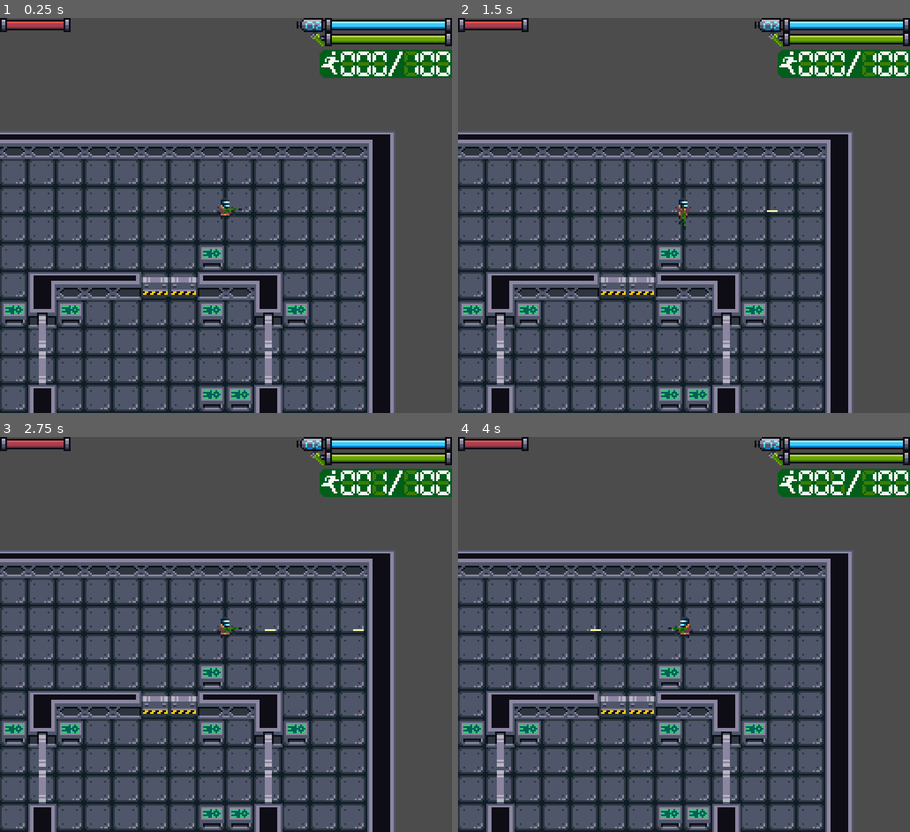
Above: before the commit, frames 1-4 (two rows, left to right).
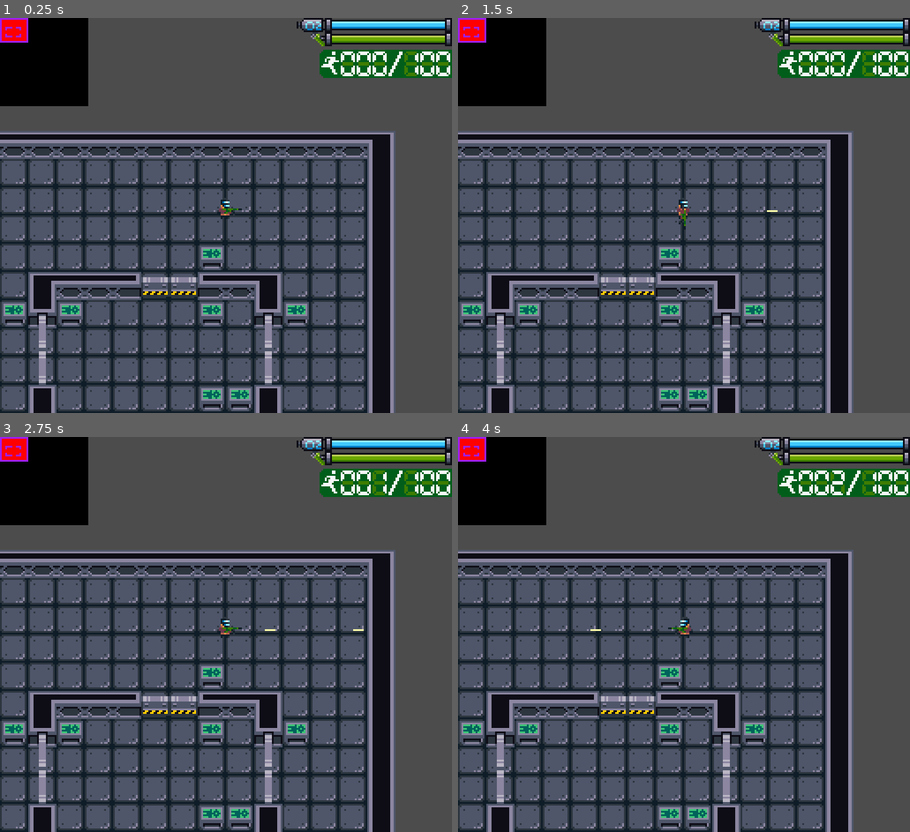
Above: after the commit, the same moments.

Repository: SpaceyLake/Abandon-Ship-LD50
Game: Godot game, scene res://TestWorld.tscn
Same seed, same stepped clock (60 frames per second), same inputs: the game is played once before the commit and once after it. The engine's default icon, where the game draws it, is replaced by a stand-in: a white triangle on a blue panel in a dark square.
Inputs:
- Up to frame 1 (0.25 s): no input
- Up to frame 2 (1.5 s): tap Enter at 0.5 s; hold Right (fire_right) 0.53-1.28 s; tap Space (interact) at 0.6, 1.25, 1.35 s; hold Down (fire_down) from 1.28 s (still down)
- Up to frame 3 (2.75 s): release Down (fire_down) at 2.03 s; hold Right (fire_right) from 2.03 s (still down); tap Space (interact) at 2.1 s
- Up to frame 4 (4 s): tap Enter at 2.75 s; release Right (fire_right) at 2.78 s; hold Up (fire_up) 2.78-3.53 s; tap Space (interact) at 2.85, 3.5, 3.6 s; hold Left (fire_left) from 3.53 s (still down)

The runs differ from the first frame. In frame 1, 4.3% of the frame differs, in the area x 0-20%, y 0-23%; in frame 2, 4.3%; in frame 3, 4.3%; in frame 4, 4.3%.

Commit message:
Minimap started

Diff:
--- /dev/null
+++ b/UI/EnemySpawnerMarker.tscn
@@ -0,0 +1,6 @@
+[gd_scene format=2]
+
+[node name="EnemySpawnerMarker" type="ColorRect"]
+margin_right = 2.0
+margin_bottom = 2.0
+color = Color( 0.454902, 0, 0.764706, 1 )
--- /dev/null
+++ b/UI/HDoorMarker.tscn
@@ -0,0 +1,102 @@
+[gd_scene load_steps=4 format=2]
+
+[sub_resource type="Animation" id=1]
+resource_name = "Close"
+tracks/0/type = "value"
+tracks/0/path = NodePath("ColorRect2:rect_position")
+tracks/0/interp = 1
+tracks/0/loop_wrap = true
+tracks/0/imported = false
+tracks/0/enabled = true
+tracks/0/keys = {
+"times": PoolRealArray( 0 ),
+"transitions": PoolRealArray( 1 ),
+"update": 0,
+"values": [ Vector2( 1, 0 ) ]
+}
+tracks/1/type = "value"
+tracks/1/path = NodePath("ColorRect:rect_position")
+tracks/1/interp = 1
+tracks/1/loop_wrap = true
+tracks/1/imported = false
+tracks/1/enabled = true
+tracks/1/keys = {
+"times": PoolRealArray( 0 ),
+"transitions": PoolRealArray( 1 ),
+"update": 0,
+"values": [ Vector2( 0, 0 ) ]
+}
+
+[sub_resource type="Animation" id=2]
+resource_name = "Open"
+tracks/0/type = "value"
+tracks/0/path = NodePath("ColorRect2:rect_position")
+tracks/0/interp = 1
+tracks/0/loop_wrap = true
+tracks/0/imported = false
+tracks/0/enabled = true
+tracks/0/keys = {
+"times": PoolRealArray( 0 ),
+"transitions": PoolRealArray( 1 ),
+"update": 0,
+"values": [ Vector2( 2, 0 ) ]
+}
+tracks/1/type = "value"
+tracks/1/path = NodePath("ColorRect:rect_position")
+tracks/1/interp = 1
+tracks/1/loop_wrap = true
+tracks/1/imported = false
+tracks/1/enabled = true
+tracks/1/keys = {
+"times": PoolRealArray( 0 ),
+"transitions": PoolRealArray( 1 ),
+"update": 0,
+"values": [ Vector2( -1, 0 ) ]
+}
+
+[sub_resource type="Animation" id=3]
+length = 0.001
+tracks/0/type = "value"
+tracks/0/path = NodePath("ColorRect2:rect_position")
+tracks/0/interp = 1
+tracks/0/loop_wrap = true
+tracks/0/imported = false
+tracks/0/enabled = true
+tracks/0/keys = {
+"times": PoolRealArray( 0 ),
+"transitions": PoolRealArray( 1 ),
+"update": 0,
+"values": [ Vector2( 2, 0 ) ]
+}
+tracks/1/type = "value"
+tracks/1/path = NodePath("ColorRect:rect_position")
+tracks/1/interp = 1
+tracks/1/loop_wrap = true
+tracks/1/imported = false
+tracks/1/enabled = true
+tracks/1/keys = {
+"times": PoolRealArray( 0 ),
+"transitions": PoolRealArray( 1 ),
+"update": 0,
+"values": [ Vector2( -1, 0 ) ]
+}
+
+[node name="HDoorMarker" type="Control"]
+anchor_right = 1.0
+anchor_bottom = 1.0
+
+[node name="ColorRect" type="ColorRect" parent="."]
+margin_left = -1.0
+margin_bottom = 1.0
+color = Color( 0, 0.764706, 1, 1 )
+
+[node name="ColorRect2" type="ColorRect" parent="."]
+margin_left = 2.0
+margin_right = 3.0
+margin_bottom = 1.0
+color = Color( 0, 0.764706, 1, 1 )
+
+[node name="AnimationPlayer" type="AnimationPlayer" parent="."]
+anims/Close = SubResource( 1 )
+anims/Open = SubResource( 2 )
+anims/RESET = SubResource( 3 )
--- /dev/null
+++ b/UI/Minimap.gd
@@ -0,0 +1,25 @@
+extends TextureRect
+
+export var _map_size : Vector2 = Vector2(50, 50)
+
+func _ready():
+	var world = get_parent().get_parent().get_parent()
+	var world_floor_positions = world.get_node("Floor").get_used_cells()
+	var world_walls_positions = world.get_node("Walls").get_used_cells()
+	var imageTexture = ImageTexture.new()
+	var dynImage = Image.new()
+
+	dynImage.create(_map_size.x, _map_size.y,false,Image.FORMAT_RGB8)
+	dynImage.fill(Color(0, 0, 0, 1))
+	dynImage.lock()
+
+	for cell in world_floor_positions:
+		dynImage.set_pixel(cell.x, cell.y, Color.red)
+
+	for cell in world_walls_positions:
+		dynImage.set_pixel(cell.x, cell.y, Color.purple)
+
+	imageTexture.create_from_image(dynImage)
+	self.texture = imageTexture
+
+	imageTexture.resource_name = "The created texture!"
--- /dev/null
+++ b/UI/PlayerMarker.tscn
@@ -0,0 +1,6 @@
+[gd_scene format=2]
+
+[node name="PlayerMarker" type="ColorRect"]
+margin_right = 1.0
+margin_bottom = 1.0
+color = Color( 0, 0.0156863, 1, 1 )
--- a/UI/UI.tscn
+++ b/UI/UI.tscn
@@ -10,6 +10,7 @@
 [ext_resource path="res://Sprites/Gui/bar_hull_icon.png" type="Texture" id=8]
 [ext_resource path="res://Sprites/Terrain/seven_segment.png" type="Texture" id=9]
 [ext_resource path="res://Sprites/Gui/bar_evac.png" type="Texture" id=10]
+[ext_resource path="res://UI/Minimap.gd" type="Script" id=11]
 
 [node name="UI" type="CanvasLayer"]
 script = ExtResource( 1 )
@@ -144,3 +145,12 @@
 position = Vector2( 70, 8 )
 texture = ExtResource( 9 )
 hframes = 10
+
+[node name="Minimap" type="Control" parent="."]
+margin_right = 40.0
+margin_bottom = 40.0
+
+[node name="Minimap" type="TextureRect" parent="Minimap"]
+margin_right = 40.0
+margin_bottom = 40.0
+script = ExtResource( 11 )
--- /dev/null
+++ b/UI/VDoorMarker.tscn
@@ -0,0 +1,102 @@
+[gd_scene load_steps=4 format=2]
+
+[sub_resource type="Animation" id=1]
+resource_name = "Close"
+tracks/0/type = "value"
+tracks/0/path = NodePath("ColorRect2:rect_position")
+tracks/0/interp = 1
+tracks/0/loop_wrap = true
+tracks/0/imported = false
+tracks/0/enabled = true
+tracks/0/keys = {
+"times": PoolRealArray( 0 ),
+"transitions": PoolRealArray( 1 ),
+"update": 0,
+"values": [ Vector2( 0, 1 ) ]
+}
+tracks/1/type = "value"
+tracks/1/path = NodePath("ColorRect:rect_position")
+tracks/1/interp = 1
+tracks/1/loop_wrap = true
+tracks/1/imported = false
+tracks/1/enabled = true
+tracks/1/keys = {
+"times": PoolRealArray( 0 ),
+"transitions": PoolRealArray( 1 ),
+"update": 0,
+"values": [ Vector2( 0, 0 ) ]
+}
+
+[sub_resource type="Animation" id=2]
+resource_name = "Open"
+tracks/0/type = "value"
+tracks/0/path = NodePath("ColorRect:rect_position")
+tracks/0/interp = 1
+tracks/0/loop_wrap = true
+tracks/0/imported = false
+tracks/0/enabled = true
+tracks/0/keys = {
+"times": PoolRealArray( 0 ),
+"transitions": PoolRealArray( 1 ),
+"update": 0,
+"values": [ Vector2( 0, -1 ) ]
+}
+tracks/1/type = "value"
+tracks/1/path = NodePath("ColorRect2:rect_position")
+tracks/1/interp = 1
+tracks/1/loop_wrap = true
+tracks/1/imported = false
+tracks/1/enabled = true
+tracks/1/keys = {
+"times": PoolRealArray( 0 ),
+"transitions": PoolRealArray( 1 ),
+"update": 0,
+"values": [ Vector2( 0, 2 ) ]
+}
+
+[sub_resource type="Animation" id=3]
+length = 0.001
+tracks/0/type = "value"
+tracks/0/path = NodePath("ColorRect:rect_position")
+tracks/0/interp = 1
+tracks/0/loop_wrap = true
+tracks/0/imported = false
+tracks/0/enabled = true
+tracks/0/keys = {
+"times": PoolRealArray( 0 ),
+"transitions": PoolRealArray( 1 ),
+"update": 0,
+"values": [ Vector2( 0, -1 ) ]
+}
+tracks/1/type = "value"
+tracks/1/path = NodePath("ColorRect2:rect_position")
+tracks/1/interp = 1
+tracks/1/loop_wrap = true
+tracks/1/imported = false
+tracks/1/enabled = true
+tracks/1/keys = {
+"times": PoolRealArray( 0 ),
+"transitions": PoolRealArray( 1 ),
+"update": 0,
+"values": [ Vector2( 0, 2 ) ]
+}
+
+[node name="VDoorMarker" type="Control"]
+margin_right = 40.0
+margin_bottom = 40.0
+
+[node name="ColorRect" type="ColorRect" parent="."]
+margin_top = -1.0
+margin_right = 1.0
+color = Color( 0, 0.764706, 1, 1 )
+
+[node name="ColorRect2" type="ColorRect" parent="."]
+margin_top = 2.0
+margin_right = 1.0
+margin_bottom = 3.0
+color = Color( 0, 0.764706, 1, 1 )
+
+[node name="AnimationPlayer" type="AnimationPlayer" parent="."]
+anims/Close = SubResource( 1 )
+anims/Open = SubResource( 2 )
+anims/RESET = SubResource( 3 )
Not shown: 1 places in UI/UI.tscn that only renumber resources
